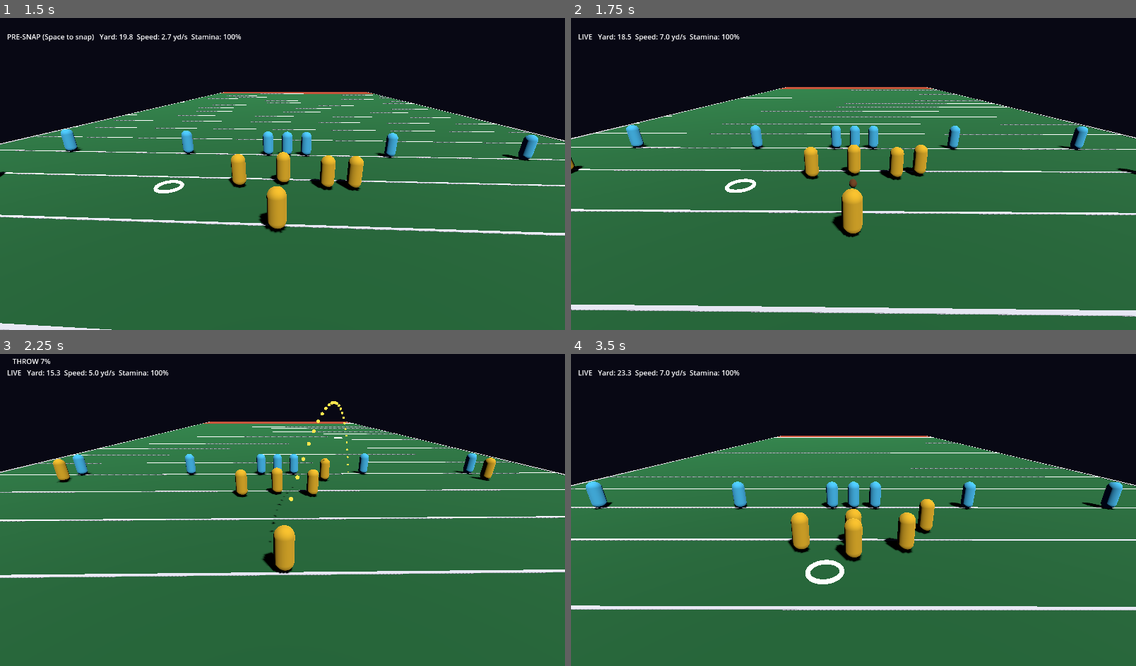
Above: before the commit, frames 1-4 (two rows, left to right).
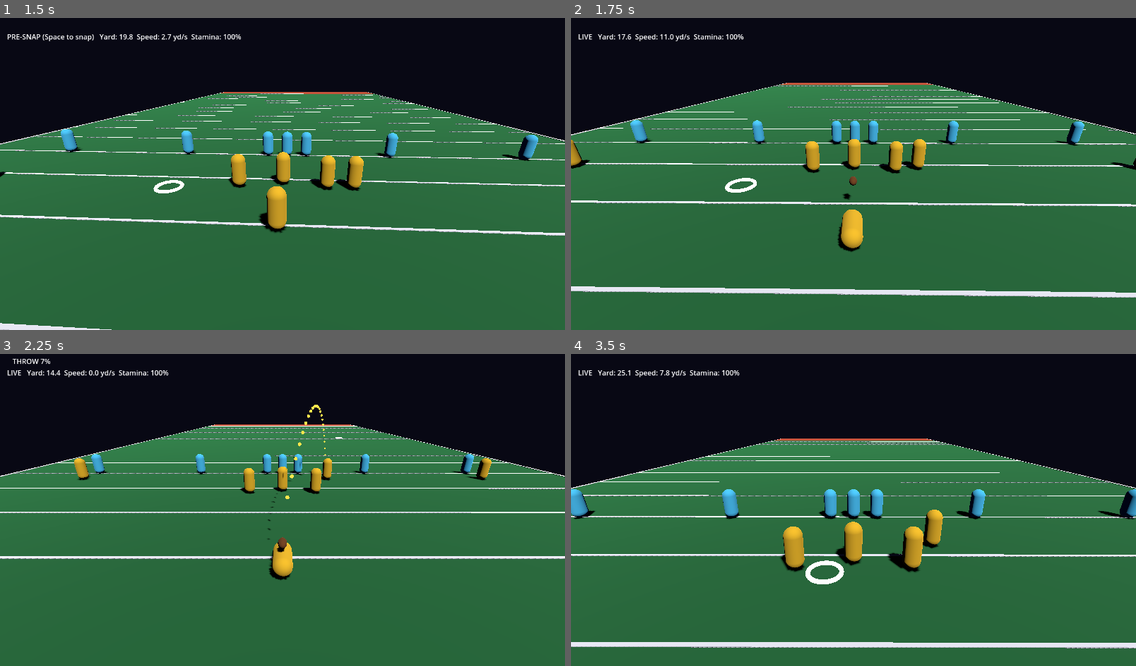
Above: after the commit, the same moments.

Repository: ZeratulAuditore/CraterBowl
Game: Godot game, scene res://scenes/main.tscn
Same seed, same stepped clock (60 frames per second), same inputs: the game is played once before the commit and once after it.
Inputs (mouse positions are in pixels of both pictures, inside the frame that each line leads up to):
- Up to frame 1 (1.5 s): tap Enter at 0.5 s; move the mouse to (406, 155) at 0.52 s; hold D 0.53-1.28 s; tap E at 0.6 s; click (406, 155) at 0.67 s; tap Space at 0.77 s; tap R at 0.8, 1.35 s; move the mouse to (169, 186) at 1.27 s; hold S from 1.28 s (still down); click (169, 186) at 1.42 s
- Up to frame 2 (1.75 s): keep holding S; tap Space at 1.52 s; tap E at 1.55 s
- Up to frame 3 (2.25 s): move the mouse to (339, 438) at 2.02 s; release S at 2.03 s; hold D from 2.03 s (still down); tap E at 2.1 s; click (339, 438) at 2.17 s
- Up to frame 4 (3.5 s): tap R at 2.3, 2.85 s; move the mouse to (825, 572) at 2.77 s; release D at 2.78 s; hold W from 2.78 s (still down); click (825, 572) at 2.92 s; tap Space at 3.02 s; tap E at 3.05 s

Frame 1 is identical in both runs. In frame 2, 12% of the frame differs, in the area x 0-100%, y 5-96%; in frame 3, 8.7%; in frame 4, 12%.

Commit message:
iter 005: A05 dive tackling, whistle/dead-ball spot, sim AI pursuit
Co-Authored-By: Claude Opus 5.5 <noreply@anthropic.com>

Diff:
--- a/src/game/main.gd
+++ b/src/game/main.gd
@@ -6,6 +6,7 @@
 const Athlete := preload("res://src/sim/athlete.gd")
 const PlayerNode := preload("res://src/game/player.gd")
 const Passing := preload("res://src/sim/passing.gd")
+const AI := preload("res://src/sim/ai.gd")
 const T := preload("res://src/sim/tuning.gd")
 const ARC_DOTS := 24
 
@@ -23,6 +24,8 @@
 var charging := false
 var charge := 0.0
 var aim_point := Vector2(26, 45)
+var ai := AI.new()
+var last_whistle := ""
 var camera: Camera3D
 var hud: Label
 
@@ -146,19 +149,17 @@
 func _unhandled_input(e: InputEvent) -> void:
 	if e is InputEventMouseButton and e.button_index == MOUSE_BUTTON_LEFT:
 		_set_charging(e.pressed)
-
-## Placeholder until routes (A12) and bots (A14): receivers run a go route.
-func _placeholder_ai_inputs() -> Dictionary:
-	var out := {}
-	if world.phase != World.Phase.LIVE:
-		return out
-	for a in world.athletes:
-		if a.team == world.offense_team and (a.role == Athlete.Role.WR or a.role == Athlete.Role.RB):
-			if not world.ball.is_held_by(a.id):
-				out[a.id] = {"dir": Vector2(0, 1), "sprint": false}
-	return out
+	elif e is InputEventMouseButton and e.button_index == MOUSE_BUTTON_RIGHT and e.pressed:
+		world.tackle(controlled_id)
+
 
 func _on_world_event(n: String, d: Dictionary) -> void:
+	if n == "incomplete" and last_whistle == "":
+		last_whistle = "INCOMPLETE"
+	if n in ["tackle", "out_of_bounds", "breakup"]:
+		last_whistle = n.replace("_", " ").to_upper()
+	if n == "snap":
+		last_whistle = ""
 	if n == "catch" and world.get_athlete(d["by"]).team == world.offense_team:
 		set_controlled(d["by"])
 
@@ -182,6 +183,8 @@
 	if e is InputEventKey and e.pressed and not e.echo:
 		if e.keycode == KEY_SPACE:
 			world.snap()
+		elif e.keycode == KEY_E:
+			world.tackle(controlled_id)
 		elif e.keycode == KEY_J:
 			_set_charging(true)
 		elif e.keycode == KEY_R:
@@ -191,7 +194,7 @@
 func _physics_process(delta: float) -> void:
 	if charging:
 		charge = minf(1.0, charge + delta / T.THROW_CHARGE_TIME)
-	var inputs := _placeholder_ai_inputs()
+	var inputs := ai.think(world, [controlled_id])
 	inputs[controlled_id] = {"dir": read_input(), "sprint": Input.is_key_pressed(KEY_SHIFT)}
 	world.step(inputs, delta)
 	for v in views:
@@ -208,6 +211,8 @@
 	camera.look_at(target + Vector3(0, 1, -4))
 	var m = player.athlete
 	var phase_name: String = ["PRE-SNAP (Space to snap)", "LIVE", "DEAD (R to reset)"][world.phase]
+	if world.phase == World.Phase.DEAD and last_whistle != "":
+		phase_name = "%s at %.1f - R to reset" % [last_whistle, world.dead_ball_spot.y]
 	var charge_txt := ("   THROW %d%%" % int(charge * 100)) if charging else ""
 	hud.text = charge_txt + "\n" + "%s   Yard: %.1f  Speed: %.1f yd/s  Stamina: %d%%%s" % [
 		phase_name, m.position.y, m.speed(), int(m.stamina * 100), "  (WINDED)" if m.sprint_locked else ""]
--- a/src/game/player.gd
+++ b/src/game/player.gd
@@ -19,9 +19,17 @@
 	mi.mesh = cap
 	mi.position.y = 0.95
 	add_child(mi)
+	body = mi
 	sync()
+
+var body: MeshInstance3D
 
 func sync() -> void:
 	position = Vector3(athlete.position.x, 0, -athlete.position.y)
+	if body:
+		# lay the capsule forward while diving or on the ground
+		var down: bool = athlete.is_diving() or athlete.is_grounded()
+		body.rotation.x = -PI / 2.0 if down else 0.0
+		body.position.y = 0.4 if down else 0.95
 	if athlete.speed() > 0.1:
 		rotation.y = atan2(-athlete.velocity.x, athlete.velocity.y)
--- /dev/null
+++ b/src/sim/ai.gd
@@ -0,0 +1,32 @@
+extends RefCounted
+## Placeholder AI (foundation for A14 bots). Produces inputs for athletes not
+## controlled by humans and triggers defender dives. Deterministic.
+
+const T := preload("res://src/sim/tuning.gd")
+const Athlete := preload("res://src/sim/athlete.gd")
+
+var defense_enabled := true
+var offense_enabled := true
+
+## Returns inputs for every athlete not in `human_ids`. May call world.tackle().
+func think(world, human_ids: Array) -> Dictionary:
+	var out := {}
+	if world.phase != world.Phase.LIVE:
+		return out
+	var c = world.carrier()
+	var caught: bool = c != null and c.role != Athlete.Role.QB
+	for a in world.athletes:
+		if human_ids.has(a.id):
+			continue
+		if a.team == world.offense_team:
+			if offense_enabled and (a.role == Athlete.Role.WR or a.role == Athlete.Role.RB) and not world.ball.is_held_by(a.id):
+				out[a.id] = {"dir": Vector2(0, 1), "sprint": false}
+		elif defense_enabled and c != null and (caught or world.play_time >= T.AI_RUSH_DELAY):
+			var to: Vector2 = c.position - a.position
+			# lead the carrier a little
+			to += c.velocity * clampf(to.length() / T.SPRINT_SPEED, 0.0, 0.6)
+			out[a.id] = {"dir": to.normalized(), "sprint": true}
+			if to.length() <= T.AI_DIVE_RANGE and a.can_act():
+				a.facing = (c.position - a.position).normalized()
+				world.tackle(a.id)
+	return out
--- a/src/sim/athlete.gd
+++ b/src/sim/athlete.gd
@@ -1,14 +1,52 @@
 extends "res://src/sim/player_motion.gd"
-## An athlete on the field: motion + identity.
+## An athlete on the field: motion + identity + dive/recover state.
 
 enum Role { QB, C, WR, RB, LB, CB, S, OL, DL }
 
 var id: int = 0
 var team: int = 0
 var role: Role = Role.WR
+var dive_t := 0.0
+var recover_t := 0.0
 
 func _init(p_id: int = 0, p_team: int = 0, p_role: Role = Role.WR, start: Vector2 = Vector2.ZERO, f = null) -> void:
 	super(start, f)
 	id = p_id
 	team = p_team
 	role = p_role
+
+func is_diving() -> bool:
+	return dive_t > 0.0
+
+func is_grounded() -> bool:
+	return recover_t > 0.0
+
+func can_act() -> bool:
+	return not is_diving() and not is_grounded()
+
+func start_dive() -> bool:
+	if not can_act():
+		return false
+	dive_t = T.DIVE_TIME
+	return true
+
+func reset_state() -> void:
+	dive_t = 0.0
+	recover_t = 0.0
+	velocity = Vector2.ZERO
+
+func step(input: Vector2, wants_sprint: bool, dt: float) -> void:
+	if dive_t > 0.0:
+		dive_t -= dt
+		velocity = facing * T.DIVE_SPEED
+		position = field.clamp_playable(position + velocity * dt)
+		if dive_t <= 0.0:
+			dive_t = 0.0
+			recover_t = T.DIVE_RECOVER
+		return
+	if recover_t > 0.0:
+		recover_t = maxf(0.0, recover_t - dt)
+		velocity = velocity.move_toward(Vector2.ZERO, T.DECEL * 2.0 * dt)
+		position = field.clamp_playable(position + velocity * dt)
+		return
+	super.step(input, wants_sprint, dt)
--- a/src/sim/player_motion.gd
+++ b/src/sim/player_motion.gd
@@ -6,6 +6,7 @@
 
 var position := Vector2.ZERO
 var velocity := Vector2.ZERO
+var facing := Vector2(0, 1)
 var stamina := 1.0
 var sprint_locked := false
 var field: Field
@@ -26,6 +27,8 @@
 	var rate := T.ACCEL if dir.length_squared() > 0.0001 else T.DECEL
 	velocity = velocity.move_toward(target, rate * dt)
 	position = field.clamp_playable(position + velocity * dt)
+	if dir.length_squared() > 0.0001:
+		facing = dir.normalized()
 
 	if sprinting:
 		stamina = maxf(0.0, stamina - T.STAMINA_DRAIN * dt)
--- a/src/sim/tuning.gd
+++ b/src/sim/tuning.gd
@@ -36,3 +36,13 @@
 const CATCH_MIN_HEIGHT := 0.3
 const CATCH_MAX_HEIGHT := 2.6
 const CONTEST_MARGIN := 0.35
+
+# Tackling
+const DIVE_SPEED := 11.0
+const DIVE_TIME := 0.35
+const TACKLE_REACH := 1.0
+const DIVE_RECOVER := 1.0
+
+# Placeholder AI
+const AI_RUSH_DELAY := 2.5
+const AI_DIVE_RANGE := 2.0
--- a/src/sim/world.gd
+++ b/src/sim/world.gd
@@ -24,6 +24,8 @@
 var _snap_to_id := -1
 var forward_pass_thrown := false
 var last_thrower_id := -1
+var dead_ball_spot := Vector2.ZERO
+var play_time := 0.0
 
 func add_athlete(team: int, role: int, pos: Vector2) -> Athlete:
 	var a := Athlete.new(athletes.size(), team, role, pos, field)
@@ -46,8 +48,9 @@
 	var cx := field.width / 2.0
 	var c := find_role(offense_team, Athlete.Role.C)
 	var qb := find_role(offense_team, Athlete.Role.QB)
-	for a in athletes:
-		a.velocity = Vector2.ZERO
+	play_time = 0.0
+	for a in athletes:
+		a.reset_state()
 		if a.team == offense_team:
 			a.position.y = los - 1.0
 		else:
@@ -99,7 +102,19 @@
 	event.emit("throw", {"by": id, "target": target, "power": power})
 	return true
 
+## Defender starts a dive tackle in their facing direction.
+func tackle(id: int) -> bool:
+	var a := get_athlete(id)
+	if a == null or phase != Phase.LIVE:
+		return false
+	return a.start_dive()
+
+func carrier() -> Athlete:
+	return get_athlete(ball.holder_id) if ball.state == Ball.State.HELD else null
+
 func step(inputs: Dictionary, dt: float) -> void:
+	if phase == Phase.LIVE:
+		play_time += dt
 	for a in athletes:
 		var inp: Dictionary = inputs.get(a.id, {})
 		a.step(inp.get("dir", Vector2.ZERO), inp.get("sprint", false), dt)
@@ -108,6 +123,29 @@
 	_step_snap(dt)
 	_step_flight(dt)
 	_sync_ball()
+	if phase == Phase.LIVE:
+		_check_tackles()
+
+func _check_tackles() -> void:
+	var c := carrier()
+	if c == null:
+		return
+	if field.zone_of(c.position) == Field.Zone.OUT_OF_BOUNDS:
+		_whistle("out_of_bounds", {"carrier": c.id})
+		return
+	for a in athletes:
+		if a.team != offense_team and a.is_diving() and a.position.distance_to(c.position) <= T.TACKLE_REACH:
+			_whistle("tackle", {"by": a.id, "carrier": c.id})
+			return
+
+func _whistle(reason: String, data: Dictionary) -> void:
+	var c := carrier()
+	dead_ball_spot = c.position
+	data["spot"] = dead_ball_spot
+	ball.state = Ball.State.DEAD
+	phase = Phase.DEAD
+	event.emit(reason, data)
+	event.emit("whistle", data)
 
 func _step_flight(dt: float) -> void:
 	if ball.state != Ball.State.IN_FLIGHT or _snap_to_id >= 0:
--- a/tests/game_flow.gd
+++ b/tests/game_flow.gd
@@ -7,6 +7,7 @@
 var ok := true
 var steps: Array = []
 var caught_by := -1
+var tackled := false
 var wr_id := -1
 
 func check(cond: bool, msg: String) -> void:
@@ -18,6 +19,7 @@
 	main = load("res://scenes/main.tscn").instantiate()
 	root.add_child(main)
 	main.world.event.connect(func(n, d): if n == "catch": caught_by = d["by"])
+	main.world.event.connect(func(n, d): if n == "tackle" and caught_by >= 0: tackled = true)
 	steps = [
 		[5, func(): check(main.world.phase == main.World.Phase.PRESNAP, "starts presnap")],
 		[6, func(): check(main.world.snap(), "snap")],
@@ -35,6 +37,8 @@
 		[530, func(): main._set_charging(false)],
 		[531, func(): check(main.world.forward_pass_thrown, "lead pass thrown")],
 		[800, func(): check(caught_by >= 0, "WR caught it"); check(main.controlled_id == caught_by, "control switched to receiver")],
+		# A05: idle receiver gets run down by AI pursuit and tackled
+		[1300, func(): check(tackled, "AI defender tackled the carrier"); check(main.world.phase == main.World.Phase.DEAD, "whistle: play dead"); check(main.last_whistle == "TACKLE", "HUD whistle reason")],
 	]
 
 func _lead_to_wr() -> void:
--- /dev/null
+++ b/tests/test_tackling.gd
@@ -0,0 +1,100 @@
+extends "res://tests/test_case.gd"
+
+const World := preload("res://src/sim/world.gd")
+const Athlete := preload("res://src/sim/athlete.gd")
+const AI := preload("res://src/sim/ai.gd")
+const T := preload("res://src/sim/tuning.gd")
+const DT := 1.0 / 60.0
+
+var events: Array = []
+
+## C, QB (holds ball after snap), plus extras placed at given positions after formation.
+func _setup(extra: Array) -> World:
+	events.clear()
+	var w := World.new()
+	w.add_athlete(0, Athlete.Role.C, Vector2(26, 20))
+	w.add_athlete(0, Athlete.Role.QB, Vector2(26, 15))
+	for e in extra:
+		w.add_athlete(e[0], e[1], e[2])
+	w.setup_formation(25.0)
+	for i in extra.size():
+		w.athletes[2 + i].position = extra[i][2]
+	w.event.connect(func(n, d): events.append(n))
+	w.snap()
+	_run(w, {}, 0.5)
+	return w
+
+func _run(w, inputs: Dictionary, seconds: float) -> void:
+	for i in int(round(seconds / DT)):
+		w.step(inputs, DT)
+
+func _qb(w) -> Athlete:
+	return w.find_role(0, Athlete.Role.QB)
+
+func test_dive_tackles_carrier() -> void:
+	var w := _setup([[1, Athlete.Role.LB, Vector2(26, 22)]])  # QB at y=20
+	var lb: Athlete = w.athletes[2]
+	lb.facing = Vector2(0, -1)
+	assert_true(w.tackle(lb.id), "dive started")
+	_run(w, {}, 0.4)
+	assert_true(events.has("tackle"), "tackle: %s" % str(events))
+	assert_eq(w.phase, World.Phase.DEAD, "dead")
+	assert_true(w.dead_ball_spot.distance_to(_qb(w).position) < 0.01, "spot at carrier")
+
+func test_missed_dive_grounds_defender() -> void:
+	var w := _setup([[1, Athlete.Role.LB, Vector2(40, 22)]])
+	var lb: Athlete = w.athletes[2]
+	lb.facing = Vector2(1, 0)  # dive away
+	w.tackle(lb.id)
+	_run(w, {}, 0.4)
+	assert_true(not events.has("tackle"), "no tackle")
+	assert_true(lb.is_grounded(), "on the ground")
+	_run(w, {}, 0.3)  # let dive momentum slide out
+	var p := lb.position
+	_run(w, {lb.id: {"dir": Vector2(-1, 0)}}, 0.5)  # still within 1.0s recovery
+	assert_true(lb.position.distance_to(p) < 0.05, "input ignored while grounded")
+	_run(w, {lb.id: {"dir": Vector2(-1, 0)}}, 1.0)
+	assert_true(lb.position.x < p.x - 1.0, "recovers and moves")
+
+func test_offense_cannot_tackle() -> void:
+	var w := _setup([[0, Athlete.Role.WR, Vector2(26, 21)]])
+	var wr: Athlete = w.athletes[2]
+	wr.facing = Vector2(0, -1)
+	w.tackle(wr.id)
+	_run(w, {}, 0.4)
+	assert_true(not events.has("tackle"), "teammate dive is not a tackle")
+
+func test_no_redive_while_diving_or_grounded() -> void:
+	var w := _setup([[1, Athlete.Role.LB, Vector2(45, 22)]])
+	var lb: Athlete = w.athletes[2]
+	lb.facing = Vector2(1, 0)
+	assert_true(w.tackle(lb.id))
+	assert_true(not w.tackle(lb.id), "no re-dive while diving")
+	_run(w, {}, 0.4)
+	assert_true(not w.tackle(lb.id), "no dive while grounded")
+
+func test_carrier_out_of_bounds() -> void:
+	var w := _setup([])
+	var qb := _qb(w)
+	_run(w, {qb.id: {"dir": Vector2(-1, 0), "sprint": true}}, 4.0)
+	assert_true(events.has("out_of_bounds"), "oob: %s" % str(events))
+	assert_eq(w.phase, World.Phase.DEAD, "dead")
+
+func test_sack_behind_los() -> void:
+	var w := _setup([[1, Athlete.Role.DL, Vector2(26, 21.5)]])
+	var dl: Athlete = w.athletes[2]
+	dl.facing = Vector2(0, -1)
+	w.tackle(dl.id)
+	_run(w, {}, 0.4)
+	assert_true(events.has("tackle"), "sack")
+	assert_true(w.dead_ball_spot.y < w.los_y, "behind LOS")
+
+func test_ai_pursues_and_tackles() -> void:
+	var w := _setup([[1, Athlete.Role.LB, Vector2(10, 40)]])
+	var ai := AI.new()
+	var qb := _qb(w)
+	for i in 600:
+		w.step(ai.think(w, [qb.id]), DT)
+		if w.phase == World.Phase.DEAD:
+			break
+	assert_true(events.has("tackle"), "AI tackled: %s" % str(events))
Not shown, changed: FEATURES.md
Not shown, changed: ITERATIONS.md
Not shown, added: docs/iterations/005-tackling.md
